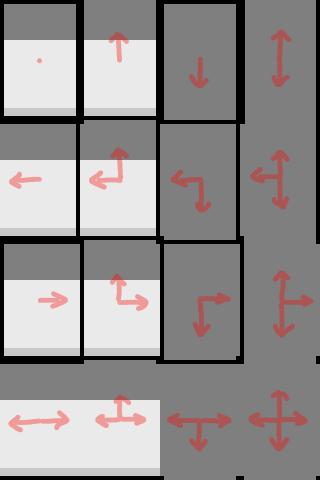
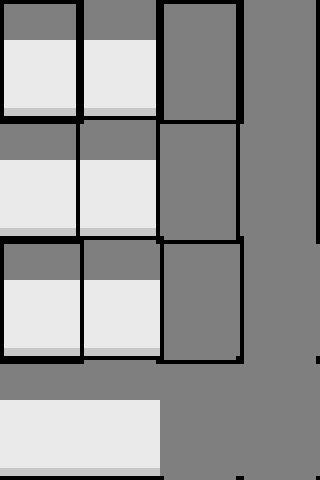
Comparing the layer stacks of the two 320x480 images. Changes:
hid "颜料图层 5", painted on it over [8, 0, 314, 452]
painted on "颜料图层 2" over [8, 0, 314, 452]
